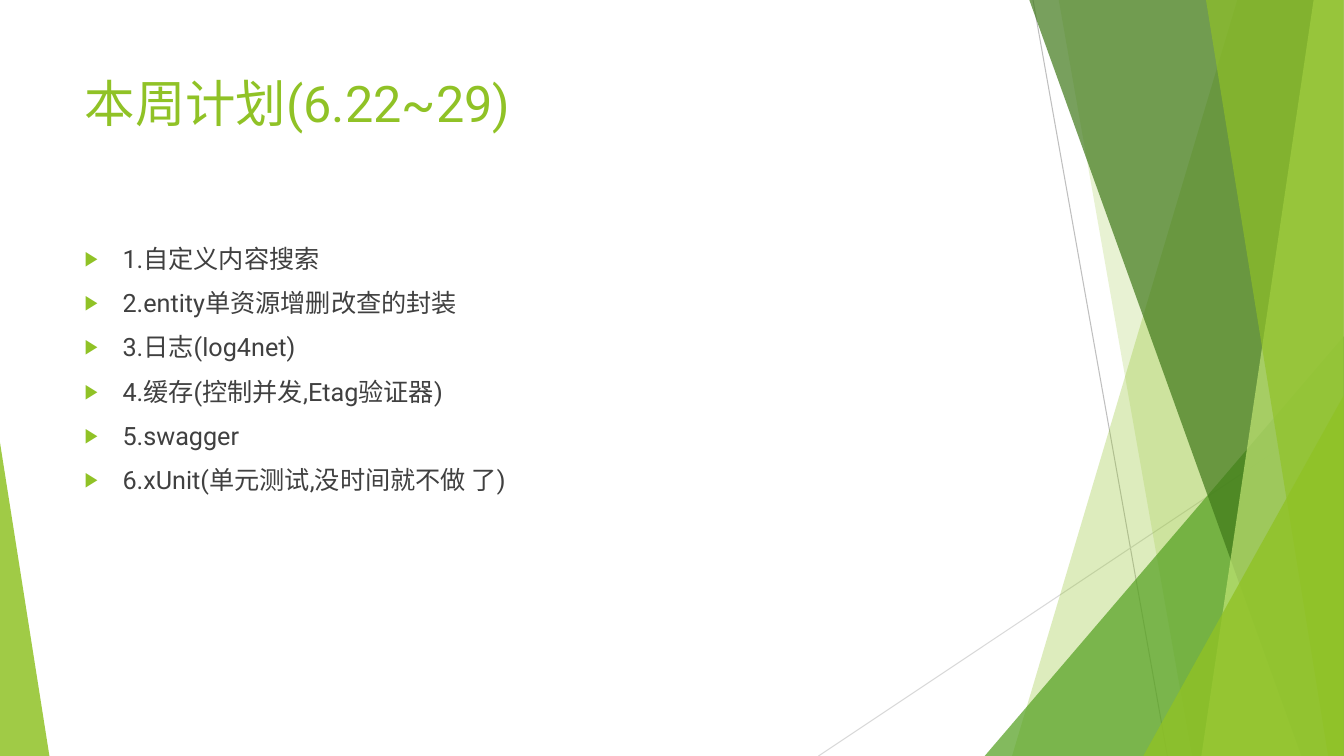
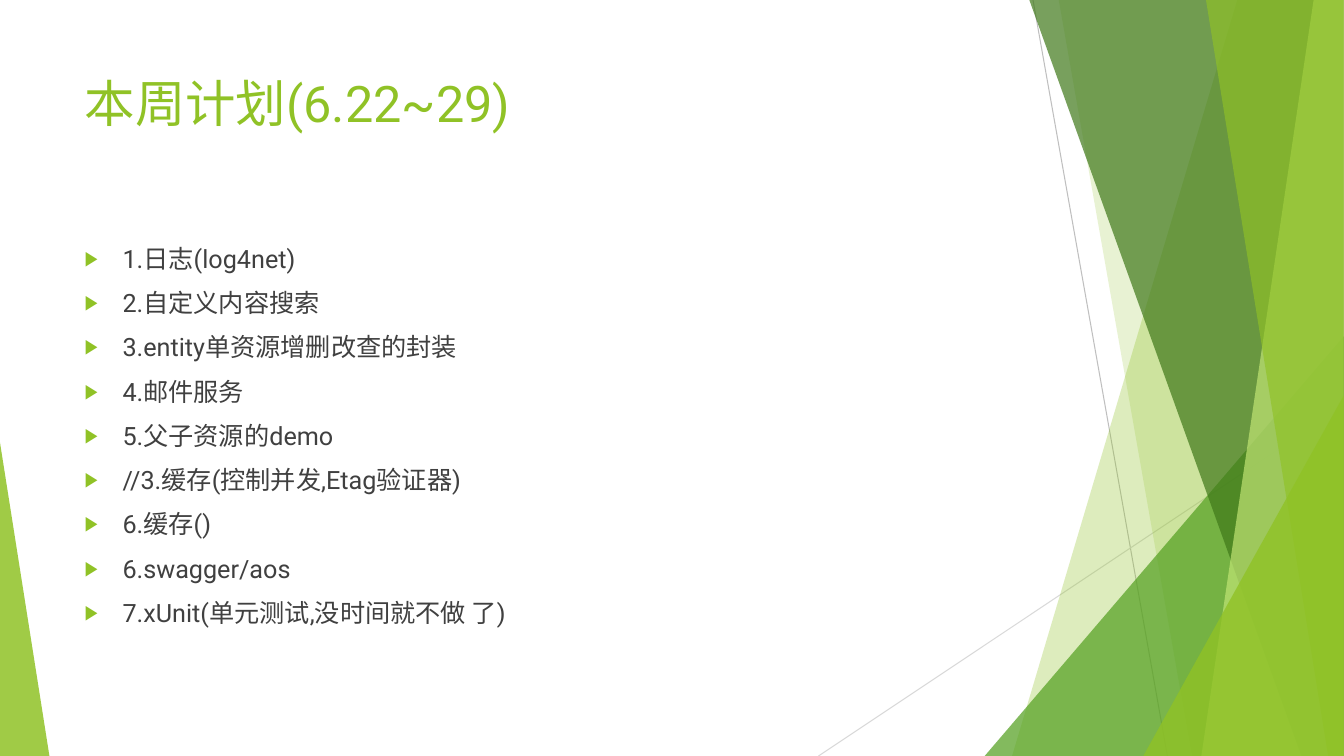
Before and after one commit to sun198986/Station, a slide deck: slide 17 of 后端设计.pptx. Drawn at 1344x756 pixels with LibreOffice and Linux fonts; fonts in the diff are those of the drawing. Boxes give left, top, right and bottom in pixels: in the first picture for what was removed or moved away, otherwise in the second. Text is boxed around its words. In the diff, an @@ line names an element or a change of style, - is before the commit and + after.

```diff
--- a/后端设计.pptx
+++ b/后端设计.pptx
@@ text at <box>123,247,506,628</box>: text changed @@
-▶ 1.自定义内容搜索
-▶ 2.entity单资源增删改查的封装
-▶ 3.日志(log4net)
-▶ 4.缓存(控制并发,Etag验证器)
-▶ 5.swagger
-▶ 6.xUnit(单元测试,没时间就不做 了)
+▶ 1.日志(log4net)
+▶ 2.自定义内容搜索
+▶ 3.entity单资源增删改查的封装
+▶ 4.邮件服务
+▶ 5.父子资源的demo
+▶ //3.缓存(控制并发,Etag验证器)
+▶ 6.缓存()
+▶ 6.swagger/aos
+▶ 7.xUnit(单元测试,没时间就不做 了)
```
Also in this commit, not shown: 1 other slide changed, 1 other file.
